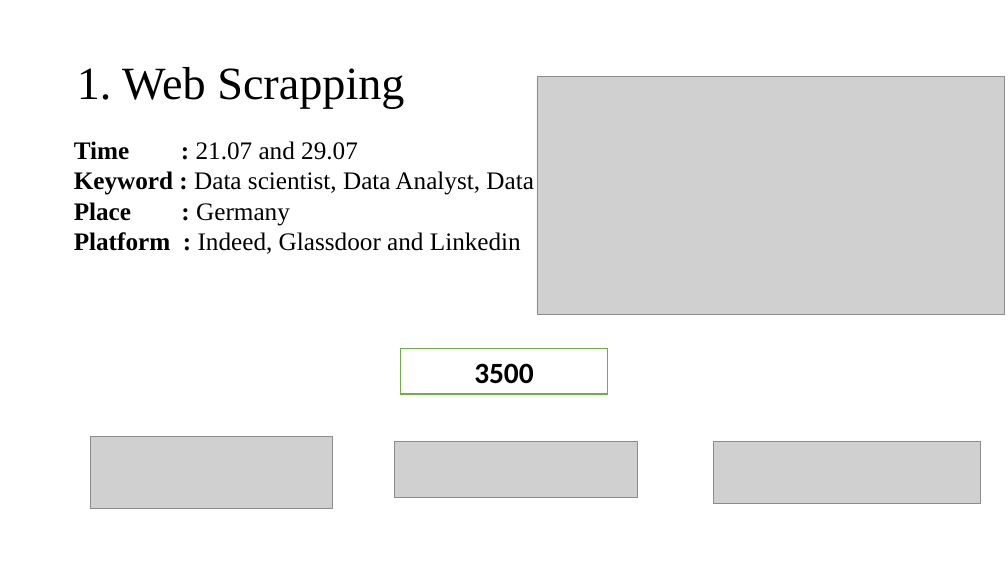
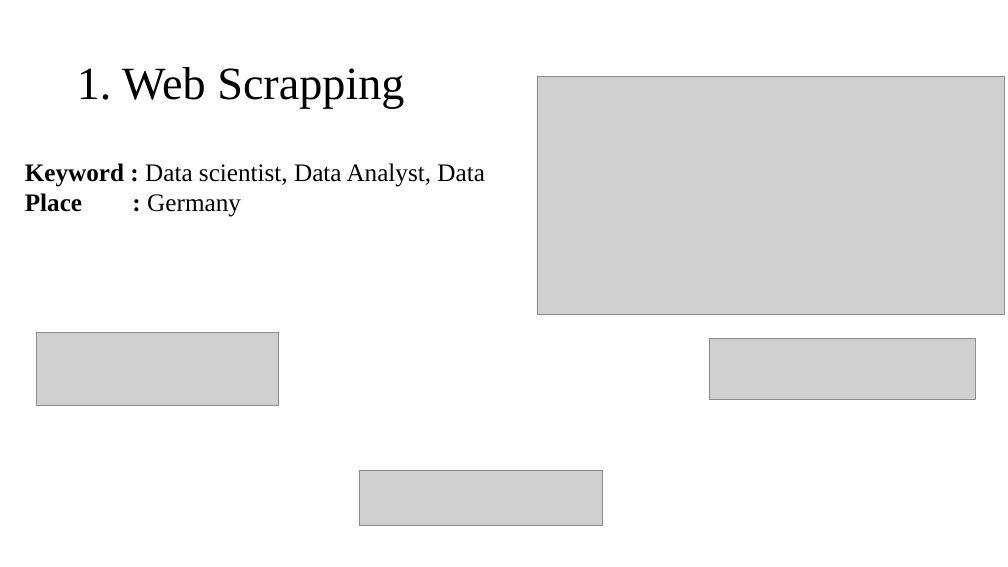
Before and after one commit to thaingoc273/Job-recommender-via-natural-language-processing, a slide deck: slide 2 of JOB RECOMMENDER.pptx. Drawn at 1008x567 pixels with LibreOffice and Linux fonts; fonts in the diff are those of the drawing; grey boxes stand for pictures. Boxes give left, top, right and bottom in pixels: in the first picture for what was removed or moved away, otherwise in the second. Text is boxed around its words. In the diff, an @@ line names an element or a change of style, - is before the commit and + after.

```diff
--- a/JOB RECOMMENDER.pptx
+++ b/JOB RECOMMENDER.pptx
@@ text at (74, 141, 358, 160): paragraph removed @@
-Time : 21.07 and 29.07
@@ text "Keyword : Data scientist, Data ...": place and size @@
-text "Keyword : Data scientist, Data ..." at (74, 141, 534, 254)
+text "Keyword : Data scientist, Data ..." at (25, 163, 485, 217)
@@ text at (74, 232, 521, 254): paragraph removed @@
-Platform : Indeed, Glassdoor and Linkedin
@@ picture: place and size @@
-picture at (91, 436, 333, 509)
+picture at (36, 333, 278, 405)
@@ rectangle removed at (400, 349, 608, 394) @@
-3500
@@ picture: place and size @@
-picture at (713, 442, 980, 503)
+picture at (709, 339, 976, 400)
@@ picture: place and size @@
-picture at (394, 442, 637, 498)
+picture at (359, 470, 603, 526)
```
Also in this commit, not shown: 3 other slides changed, 2 other files.
